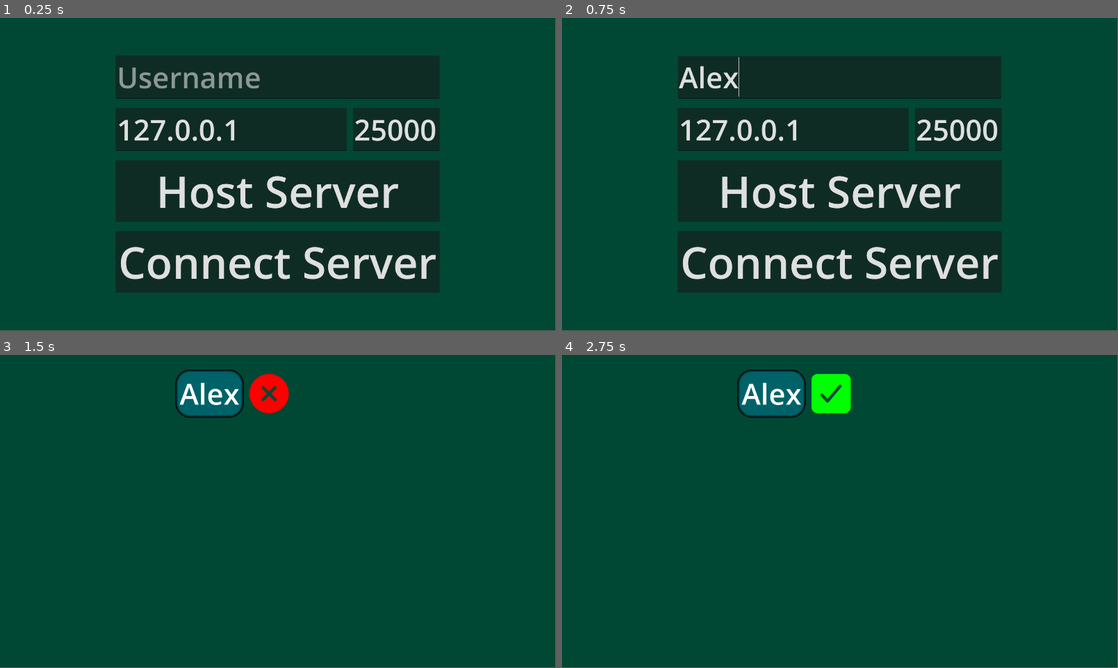
Above: before the commit, frames 1-4 (two rows, left to right).
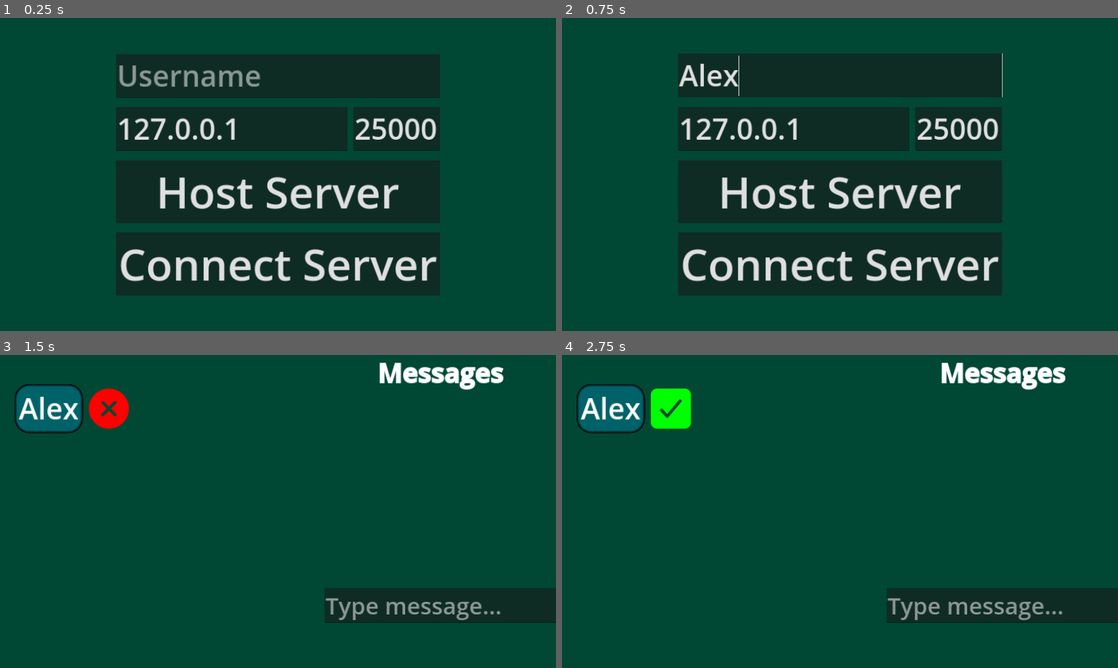
Above: after the commit, the same moments.

Repository: yunusey/MultiplayerExperiment
Game: Godot game, scene res://Main.tscn
Same seed, same stepped clock (60 frames per second), same inputs: the game is played once before the commit and once after it.
Inputs (mouse positions are in pixels of both pictures, inside the frame that each line leads up to):
- Up to frame 1 (0.25 s): no input
- Up to frame 2 (0.75 s): click (840, 77) at 0.52 s; type "Alex" at 0.6 s
- Up to frame 3 (1.5 s): click "Host Server" at 1.25 s
- Up to frame 4 (2.75 s): tap Enter at 2 s; hold Space (toggle_ready) from 2.03 s (still down)
In our replay, the window is 799x449 before the commit and 800x450 after it. These sizes can differ from the game's own. Grey fills any space a smaller window leaves; there, only what the larger window draws over its background counts as a difference.

The runs differ from the first frame. In frame 1, 5.0% of the frame differs, in the area x 20-80%, y 11-89%; in frame 2, 5.0%; in frame 3, 10%; in frame 4, 11%, in the area x 2-100%, y 2-86%.

Commit message:
Add messaging feature

Diff:
--- a/Globals.gd
+++ b/Globals.gd
@@ -1,3 +1,35 @@
 extends Node
 
 var players: Dictionary = {}
+var username_color: Color
+# This is the color of the username of the local player.
+# It will be set by Interface once the program starts.
+
+class Message:
+	const FORMATTED_MESSAGE = "[color=#{color}][i]{username}[/i][/color]: {message}"
+
+	var id: int
+	var username: String
+	var message: String
+	var color: Color
+
+	static func from(in_dict: Dictionary):
+		var new_message = Message.new()
+		new_message.id = in_dict["id"]
+		new_message.username = in_dict["username"]
+		new_message.message = in_dict["message"]
+		new_message.color = in_dict["color"]
+
+		return new_message
+
+	func _to_string():
+		return str(id, " ", username, " ", message)
+
+	func get_bbcode() -> String:
+		return FORMATTED_MESSAGE.format({
+			"color": color.to_html(false),
+			"username": username,
+			"message": message
+		})
+
+var messages: Array[Message] = []
--- a/Interface/Interface.gd
+++ b/Interface/Interface.gd
@@ -2,6 +2,7 @@
 
 signal request_lobby
 signal change_local_ready_status
+signal request_send_message(message: String)
 
 @export var username_color: Color = Color(0.0, 0.0, 0.0, 1.0)
 
@@ -22,13 +23,13 @@
 	$LoginScreen.hide()
 	set_data(PeerState.CONNECTING)
 	request_lobby.emit()
-	$LobbyScreenScroll.show()
+	$LobbyScreenControl.show()
 
 func _on_host_button_pressed():
 	$LoginScreen.hide()
 	set_data(PeerState.HOSTING)
 	request_lobby.emit()
-	$LobbyScreenScroll.show()
+	$LobbyScreenControl.show()
 
 func set_data(state: PeerState):
 	ip = $LoginScreen/ServerCredentialsContainer/Server.text
@@ -45,12 +46,13 @@
 			# If this is the local player, change the color of their username
 			label.change_username_color(self.username_color)
 
-		$LobbyScreenScroll/LobbyScreen.add_child(label)
+		$LobbyScreenControl/LobbyScreenScroll/LobbyScreen.add_child(label)
 
 		Globals.players[id] = {
 			"username": player_username,
 			"is_ready": in_is_ready,
-			"label": label
+			"label": label,
+			"color": Color(randf(), randf(), randf())
 		}
 
 	else:
@@ -68,9 +70,30 @@
 		Globals.players[in_id]["label"].change_ready_status(in_is_ready)
 		Globals.players[in_id]["is_ready"] = in_is_ready
 
+func add_message(in_message: String, in_id: int):
+	var message: Globals.Message = Globals.Message.from({
+		"id": in_id,
+		"username": Globals.players[in_id]["username"],
+		"message": in_message,
+		"color": Globals.players[in_id]["color"]
+	})
+	Globals.messages.append(message)
+	update_messages()
+
+func update_messages():
+	var bbcode_message = Globals.messages[-1].get_bbcode() + "\n"
+	$LobbyScreenControl/MessagesContainer/Messages.text += bbcode_message
+
 func _unhandled_input(event):
-	if $LobbyScreenScroll.visible and event.is_action_pressed("toggle_ready"):
+	# If the local player is in the lobby and presses presses "toggle ready",
+	# Then, toggle its ready status.
+	if $LobbyScreenControl.visible and event.is_action_pressed("toggle_ready"):
 		is_ready = !is_ready
 		var label = Globals.players[multiplayer.get_unique_id()]["label"]
 		label.change_ready_status(is_ready)
 		change_local_ready_status.emit(is_ready)
+
+
+func _on_send_message(new_text: String) -> void:
+	$LobbyScreenControl/MessagesContainer/SendMessage.text = ""
+	request_send_message.emit(new_text)
--- a/Interface/Interface.tscn
+++ b/Interface/Interface.tscn
@@ -60,23 +60,55 @@
 theme_override_font_sizes/font_size = 150
 text = "Connect Server"
 
-[node name="LobbyScreenScroll" type="ScrollContainer" parent="."]
+[node name="LobbyScreenControl" type="Control" parent="."]
 visible = false
-custom_minimum_size = Vector2(500, 0)
-anchors_preset = 5
-anchor_left = 0.5
-anchor_right = 0.5
-offset_left = -354.0
-offset_top = 50.0
-offset_right = 422.0
-offset_bottom = 768.0
+layout_mode = 3
+anchors_preset = 15
+anchor_right = 1.0
+anchor_bottom = 1.0
 grow_horizontal = 2
+grow_vertical = 2
+
+[node name="LobbyScreenScroll" type="ScrollContainer" parent="LobbyScreenControl"]
+layout_mode = 0
+offset_left = 50.0
+offset_top = 100.0
+offset_right = 826.0
+offset_bottom = 818.0
 horizontal_scroll_mode = 0
 
-[node name="LobbyScreen" type="VBoxContainer" parent="LobbyScreenScroll"]
+[node name="LobbyScreen" type="VBoxContainer" parent="LobbyScreenControl/LobbyScreenScroll"]
 layout_mode = 2
 theme_override_constants/separation = 30
 alignment = 1
 
+[node name="MessagesContainer" type="VBoxContainer" parent="LobbyScreenControl"]
+clip_contents = true
+layout_mode = 1
+anchors_preset = 1
+anchor_left = 1.0
+anchor_right = 1.0
+offset_left = -800.0
+offset_bottom = 773.0
+grow_horizontal = 0
+
+[node name="Messages" type="RichTextLabel" parent="LobbyScreenControl/MessagesContainer"]
+custom_minimum_size = Vector2(800, 800)
+layout_mode = 2
+theme_override_font_sizes/normal_font_size = 40
+theme_override_font_sizes/bold_font_size = 90
+theme_override_font_sizes/italics_font_size = 40
+theme_override_font_sizes/bold_italics_font_size = 45
+theme_override_font_sizes/mono_font_size = 40
+bbcode_enabled = true
+text = "[center][b]Messages[/b][/center]
+"
+
+[node name="SendMessage" type="LineEdit" parent="LobbyScreenControl/MessagesContainer"]
+layout_mode = 2
+theme_override_font_sizes/font_size = 80
+placeholder_text = "Type message..."
+
 [connection signal="pressed" from="LoginScreen/HostButton" to="." method="_on_host_button_pressed"]
 [connection signal="pressed" from="LoginScreen/ConnectButton" to="." method="_on_connect_button_pressed"]
+[connection signal="text_submitted" from="LobbyScreenControl/MessagesContainer/SendMessage" to="." method="_on_send_message"]
--- a/Main.gd
+++ b/Main.gd
@@ -25,9 +25,28 @@
 	if multiplayer.is_server():
 		print("Server created, waiting for players")
 
+func _on_interface_request_send_message(message: String):
+	# This function is called when the local player wants to send
+	# a message to the server.
+	if multiplayer.is_server():
+		# If the sender is the server, we send the message to everyone.
+		notify_player_message(message, multiplayer.get_unique_id())
+	else:
+		# If the sender is not the server, we send the message to the server.
+		notify_player_message.rpc_id(1, message, multiplayer.get_unique_id())
+
+func _on_interface_change_local_ready_status(in_is_ready: bool):
+	# This function is called when the local player changes its ready status
+	# (by clicking space on the interface).
+	if multiplayer.is_server():
+		# If the sender is the server, we send the ready status to everyone.
+		notify_player_status(in_is_ready, multiplayer.get_unique_id())
+	else:
+		# If the sender is not the server, we send the ready status to the server.
+		notify_player_status.rpc_id(1, in_is_ready, multiplayer.get_unique_id())
+
 @rpc("any_peer")
 func send_player_info(username: String, in_is_ready: bool, id: int):
-
 	# This method gets called each time a new player sends its
 	# info to the server. It will be received by all the players
 	# to add them to the local lobby.
@@ -55,15 +74,15 @@
 		# the server changed its ready status.
 		notify_player_status.rpc(is_ready, id)
 
-func _on_interface_change_local_ready_status(in_is_ready: bool):
-	# This function is called when the local player changes its ready status
-	# (by clicking space on the interface).
+@rpc("any_peer")
+func notify_player_message(message: String, id: int):
+	# Change the ready status for the player with the given id.
+	$Interface.add_message(message, id)
+
 	if multiplayer.is_server():
-		# If the sender is the server, we send the ready status to everyone.
-		notify_player_status(in_is_ready, multiplayer.get_unique_id())
-	else:
-		# If the sender is not the server, we send the ready status to the server.
-		notify_player_status.rpc_id(1, in_is_ready, multiplayer.get_unique_id())
+		# Notify the other players that the player that notified
+		# the server changed its ready status.
+		notify_player_message.rpc(message, id)
 
 # These functions are for the networking notifications.
 # Not much to explain here.
--- a/Main.tscn
+++ b/Main.tscn
@@ -13,3 +13,4 @@
 
 [connection signal="change_local_ready_status" from="Interface" to="." method="_on_interface_change_local_ready_status"]
 [connection signal="request_lobby" from="Interface" to="." method="_on_interface_request_lobby"]
+[connection signal="request_send_message" from="Interface" to="." method="_on_interface_request_send_message"]
--- a/Old/OldTextBox.gdshader
+++ /dev/null
@@ -1,65 +0,0 @@
-shader_type canvas_item;
-
-uniform float clipping_length: hint_range(0., 1., .01) = .1;
-uniform vec3 edge_color: source_color = vec3(1., 1., 1.);
-uniform vec3 inside_color: source_color = vec3(0., 0., 0.);
-uniform float color_influence = 1.;
-
-const vec2[4] CORNERS = {
-	vec2(-1., -1.),
-	vec2(-1., 1.),
-	vec2(1., -1.),
-	vec2(1., 1.)
-};
-
-float calculate_min_distance(vec2 pos, vec2[4] centers) {
-	// Distance to the closest edge
-	float min_dist = min(min(abs(pos.x + 1.), abs(pos.x - 1.)), min(abs(pos.y + 1.), abs(pos.y - 1.)));
-
-	// Distance to the closest clipped corner
-	for (int i = 0; i < centers.length(); i++) {
-		vec2 center = centers[i];
-		vec2 direction = normalize(pos - center);
-		vec2 point_on_arc = center + direction * clipping_length;
-		float length = length(point_on_arc - pos);
-
-		float pos_length_to_rect_corner = length(CORNERS[i] - pos);
-		float arc_pos_length_to_rect_corner = length(CORNERS[i] - point_on_arc);
-
-		if (pos_length_to_rect_corner < arc_pos_length_to_rect_corner) {
-			return length;
-		}
-		else {
-			continue;
-		}
-
-		min_dist = min(min_dist, length);
-	}
-	return min_dist;
-}
-
-void fragment() {
-
-	vec2[4] corner_center = {
-		vec2(-1. + clipping_length, -1. + clipping_length),
-		vec2(-1. + clipping_length, 1. - clipping_length),
-		vec2(1. - clipping_length, -1. + clipping_length),
-		vec2(1. - clipping_length, 1. - clipping_length)
-	};
-
-	vec2 pos = (UV - .5) * 2.;
-	bool inside = false;
-
-	for (int i = 0; i < CORNERS.length(); i++) {
-		vec2 corner = CORNERS[i];
-		vec2 center = corner_center[i];
-		bool inside_corner = all(lessThanEqual(abs(pos - corner), vec2(clipping_length)));
-		bool outside_center = length((pos - center)) > clipping_length;
-		inside = inside || (inside_corner && outside_center);
-	}
-
-	float dist = calculate_min_distance(pos, corner_center);
-
-	COLOR = vec4(mix(inside_color, edge_color, pow(1. - dist, color_influence)), inside ? 0. : 1.);
-
-}
--- a/project.godot
+++ b/project.godot
@@ -23,6 +23,7 @@
 
 window/size/viewport_width=1920
 window/size/viewport_height=1080
+window/stretch/mode="canvas_items"
 
 [input]
 
